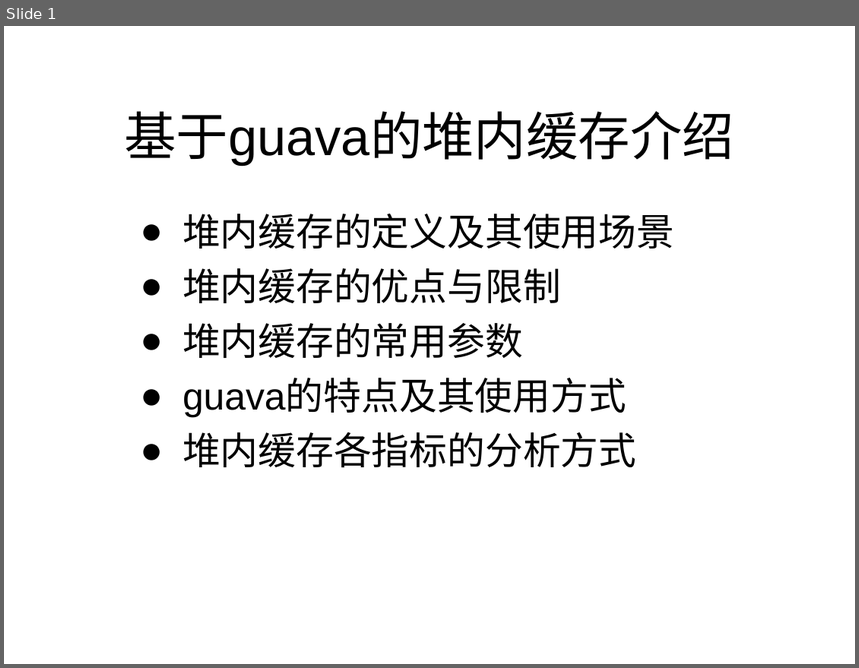
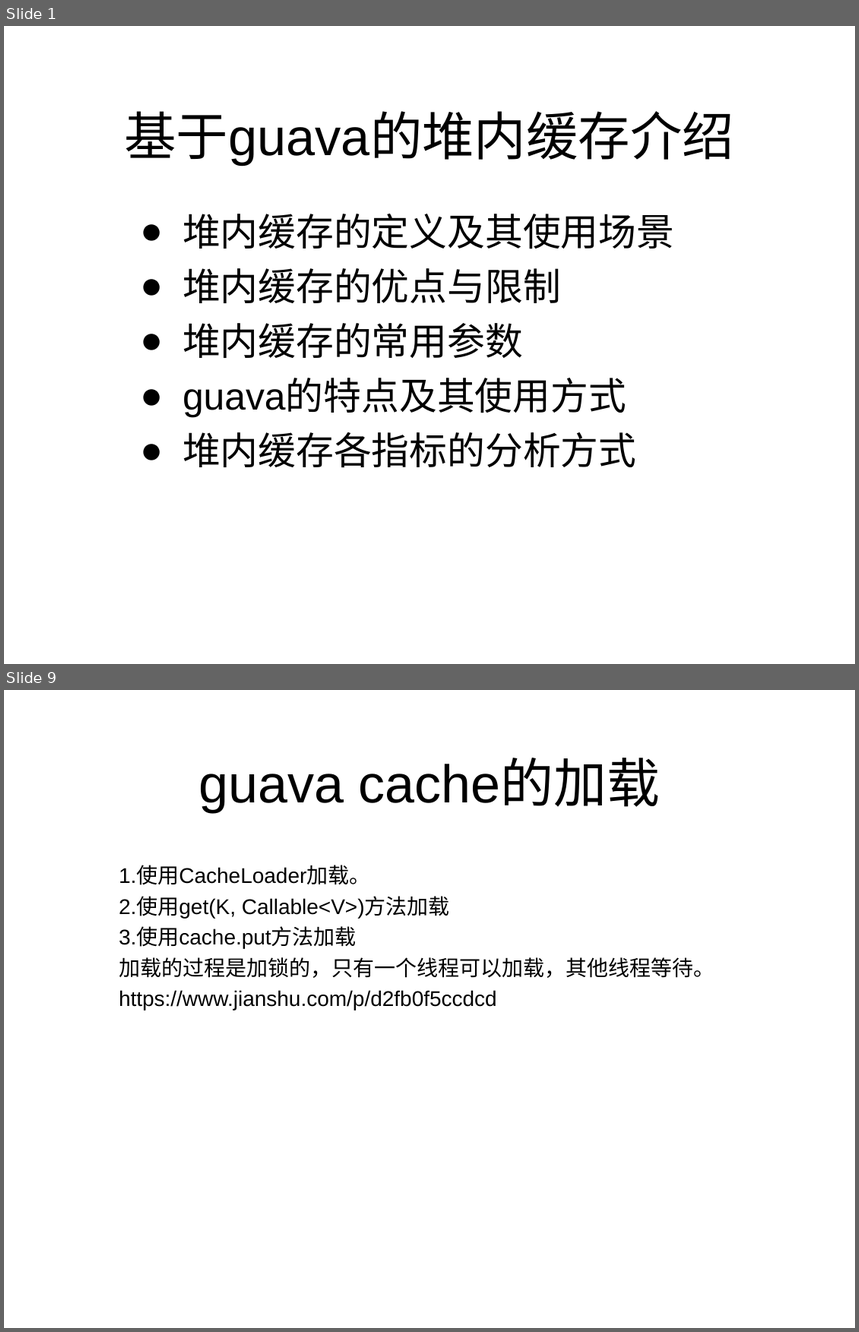
Before and after one commit to track-123/cache, a slide deck: 堆内缓存.ppt. Shown one above the other, each under a label of ours: slide 1 before the commit, slides 1 and 9 after it; the slides between them are not shown. The pictures are 859x668 and 859x1332 pixels, drawn with LibreOffice and Linux fonts; fonts in the diff are those of the drawing. Boxes give left, top, right and bottom in pixels: in the first picture for what was removed or moved away, otherwise in the second. Text is boxed around its words. In the diff, an @@ line names an element or a change of style, - is before the commit and + after.

```diff
--- a/堆内缓存.ppt
+++ b/堆内缓存.ppt
@@ slide 9 added at <box>4,690,855,1328</box>, background #FFFFFF @@
@@ title added at <box>199,760,661,812</box>, 45 pt, text #000000 @@
+guava cache的加载
@@ subtitle added at <box>119,866,715,1011</box>, 18 pt, text #000000 @@
+1.使用CacheLoader加载。
+2.使用get(K, Callable<V>)方法加载
+3.使用cache.put方法加载
+加载的过程是加锁的，只有一个线程可以加载，其他线程等待。
+https://www.jianshu.com/p/d2fb0f5ccdcd
```
Also in this commit, not shown: 1 slide changed, 8 other slides added, 1 slide removed.
